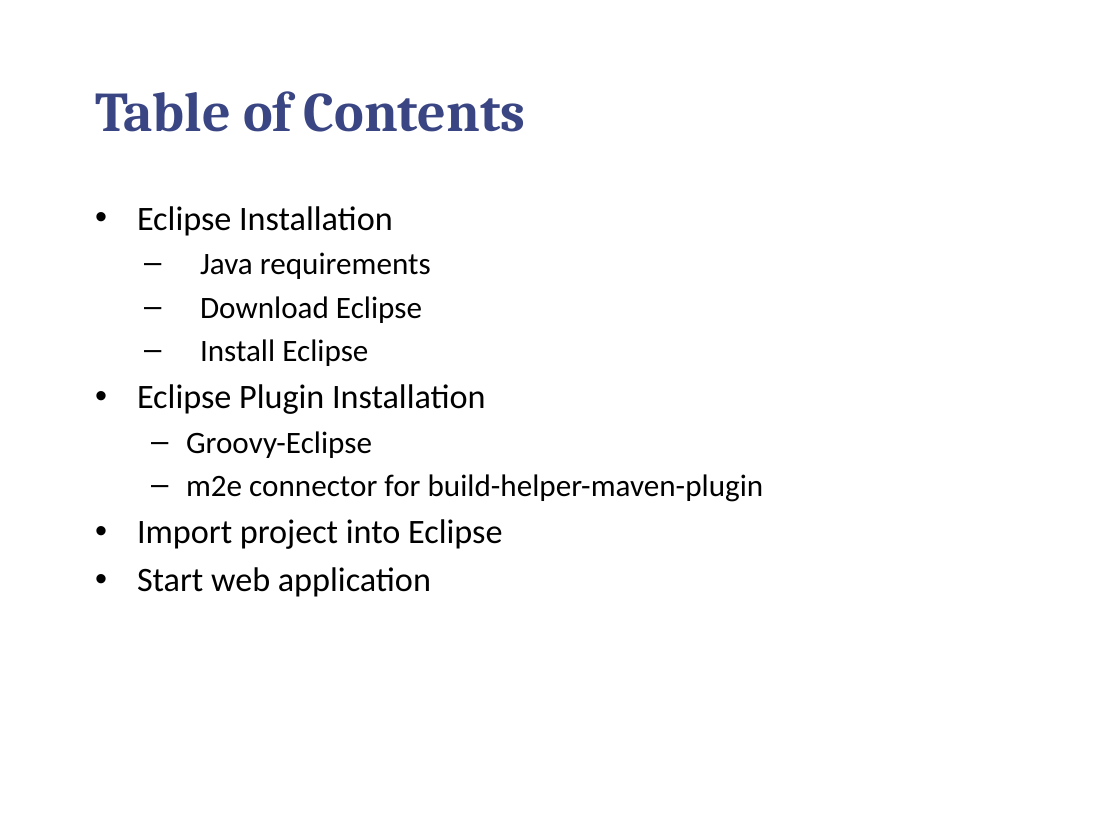
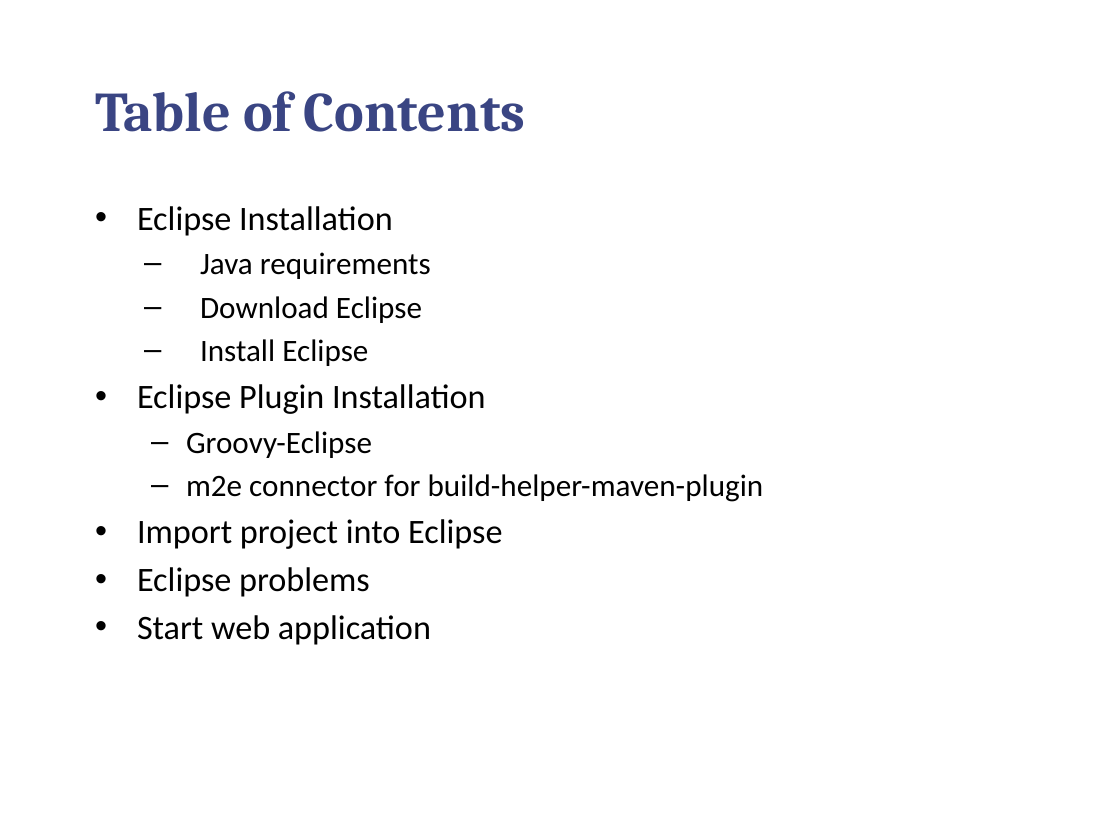
Before and after one commit to callistaenterprise/groovy-tdd-cadec, a slide deck: slide 2 of docs/groovy-tdd-installation.pptx. Drawn at 1120x840 pixels with LibreOffice and Linux fonts; fonts in the diff are those of the drawing; background and template pictures are left out. Boxes give left, top, right and bottom in pixels: in the first picture for what was removed or moved away, otherwise in the second. Text is boxed around its words. In the diff, an @@ line names an element or a change of style, - is before the commit and + after.

```diff
--- a/docs/groovy-tdd-installation.pptx
+++ b/docs/groovy-tdd-installation.pptx
@@ text at (137,567,370,597): paragraph added @@
+• Eclipse problems
```
Also in this commit, not shown: 2 other slides changed, 1 slide added, 4 slides removed, 1 other file.
